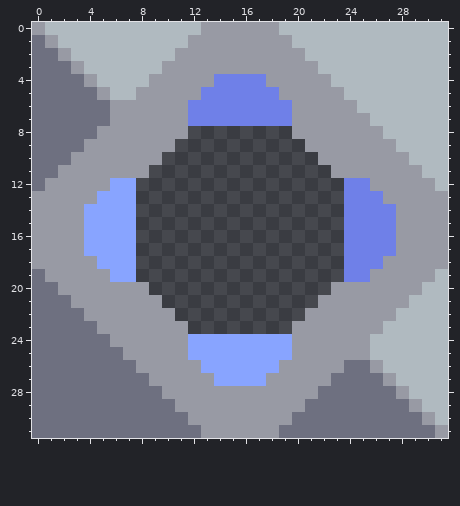
Two versions of one pixel-art sprite, assets/sprites/blocks/unloader-liquid.png. This is how it looked before the edit.
The file is 32x32 pixels.
New version:
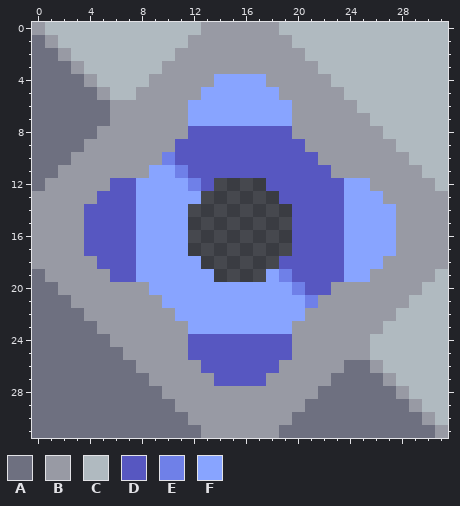
Palette (. is transparent): A #6e7080  B #989aa4  C #b0bac0  D #5757c1  E #6f80e8  F #88a4ff
What changed:
y 4: x 14..17 EEEE -> FFFF
y 5: x 13..18 EEEEEE -> FFFFFF
y 6..7: x 12..19 EEEEEEEE -> FFFFFFFF
y 8: x 12..19 ........ -> DDDDDDDD
y 9: x 11..20 .......... -> DDDDDDDDDD
y 10: x 10..21 ............ -> EDDDDDDDDDDD
y 11: x 9..22 .............. -> FFEDDDDDDDDDDD
y 12: x 6..13 FF...... -> DDFFFFED; x 18..25 ......EE -> DDDDDDFF
y 13: x 5..12 FFF..... -> DDDFFFFF; x 19..26 .....EEE -> DDDDDFFF
y 14..17: x 4..11 FFFF.... -> DDDDFFFF; x 20..27 ....EEEE -> DDDDFFFF
y 18: x 5..12 FFF..... -> DDDFFFFF; x 19..26 .....EEE -> DDDDDFFF
y 19: x 6..13 FF...... -> DDFFFFFF; x 18..25 ......EE -> FEDDDDFF
y 20: x 9..22 .............. -> FFFFFFFFFFFEDD
y 21: x 10..21 ............ -> FFFFFFFFFFFE
y 22: x 11..20 .......... -> FFFFFFFFFF
y 23: x 12..19 ........ -> FFFFFFFF
y 24..25: x 12..19 FFFFFFFF -> DDDDDDDD
y 26: x 13..18 FFFFFF -> DDDDDD
y 27: x 14..17 FFFF -> DDDD
Where, in picture pixels (left, top, right, bottom), the same in both pictures:
changed: (84, 74, 396, 386)
